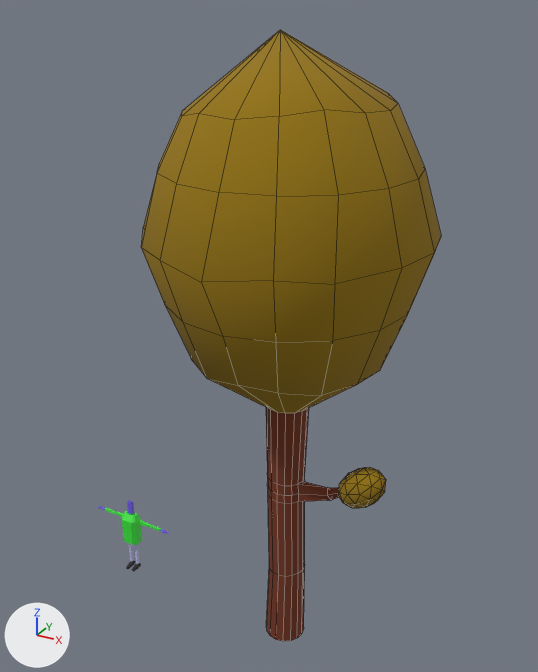
The Blender file assets/models/foliage/tree_scatter_1.blend as it was, and as the next commit left it.
Before and after are seen from a camera (50 mm lens) standing at (5.53, -10.76, 12.07) and looking at (-0.7, 0.57, 6.4). Arrows for +X, +Y and +Z are at lower left; the lights stay in place. Mesh edges are drawn as thin lines on the coarser meshes.

Objects in the first picture: 'Cube.001', 'Tree'.
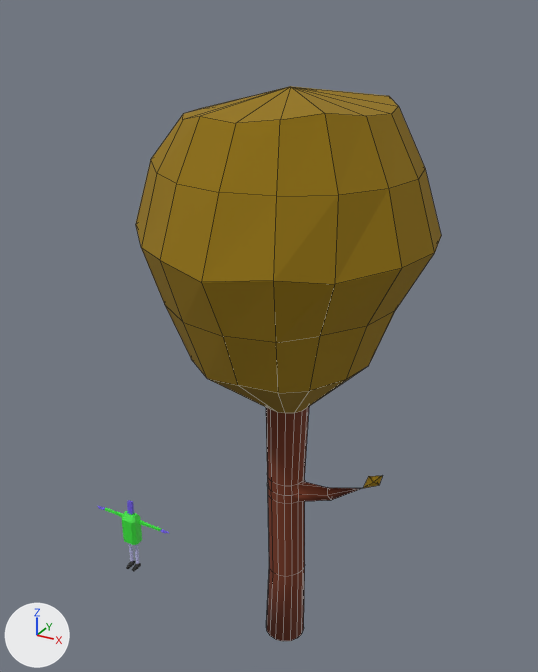
Diff of the bpy script that builds the scene:
```diff
--- a/assets/models/foliage/tree_scatter_1.blend.py
+++ b/assets/models/foliage/tree_scatter_1.blend.py
@@ me_cylinder @@
 # verts and faces of me_cylinder; kept vertices keep their numbers, new ones are numbered from 226
-me_cylinder.from_pydata(...)  # 226 vertices, 269 faces; spans x -2.49..2.49, y -2.49..2.49, z 0.0..11.78
+me_cylinder.from_pydata(...)  # 189 vertices, 197 faces; spans x -2.61..2.49, y -2.49..2.49, z 0.0..10.97
+# me_cylinder part 1: the loose piece of 42 vertices spanning x 1.27..2.16, y -0.85..-0.11, z 3.96..4.89 is deleted
+# me_cylinder part 2
+for i in [37, 38, 48, 57, 68, 78, 87, 97, 98, 108]: verts[i] += (0.02, 0.0, -0.05)
+verts[32] = (-0.01, 0.0, 10.97)  # moved, pixel (290, 86)
+verts[47] = (-0.62, -1.61, 10.67)  # moved, pixel (200, 116)
+verts[58] = (-0.62, 1.61, 10.67)  # moved
+verts[55] = (-1.61, 1.73, 8.57)  # moved
+verts[100] = (-2.18, 0.92, 8.64)  # moved
+verts[67] = (1.15, 1.23, 10.78)  # moved, pixel (389, 96)
+verts[103] = (1.15, -1.23, 10.78)  # moved, pixel (324, 113)
+verts[77] = (0.67, -1.61, 10.7)  # moved, pixel (280, 119)
+verts[88] = (0.67, 1.61, 10.7)  # moved
+verts[95] = (-2.61, -0.05, 8.73)  # moved
+verts[96] = (-2.29, -0.03, 9.82)  # moved
+verts[109] = (-2.13, -0.85, 9.81)  # moved, pixel (150, 159)
+verts[110] = (-2.42, -1.0, 8.72)  # moved, pixel (135, 224)
+# me_cylinder part 3
+for i in [33, 34, 41, 42, 63, 71]: verts[i] += (-0.21, 0.01, 0.03)
+verts[64] = (1.3, 1.52, 7.62)  # moved
+verts[72] = (1.4, 0.67, 6.54)  # moved, pixel (375, 349)
+verts[107] = (1.02, -1.23, 6.5)  # moved, pixel (309, 391)
+verts[106] = (1.3, -1.51, 7.62)  # moved, pixel (319, 336)
+# me_cylinder part 4
+verts[226] = (1.83, -0.49, 4.72)  # pixel (368, 476)
+verts[227] = (2.09, -0.49, 4.81)  # pixel (382, 475)
+verts[228] = (2.04, -0.49, 4.6)  # pixel (379, 485)
+verts[229] = (1.94, -0.53, 4.65)  # pixel (373, 482)
+verts[230] = (1.94, -0.45, 4.66)
+faces += [(175, 229, 226), (226, 229, 227), (227, 229, 228), (175, 228, 229), (226, 227, 230), (175, 226, 230)]  # mat_green (yellow #957503)
+faces += [(227, 228, 230), (175, 230, 228)]  # mat_green (yellow #957503)
+# me_cylinder part 5: 93 kept faces spanning x -0.4..1.74, y -0.49..0.4, z 0.0..5.43 are now shaded smooth
+# me_cylinder part 6: 96 kept faces spanning x -2.61..2.49, y -2.49..2.49, z 5.43..10.97 are now shaded flat
 me_cylinder.materials.append(mat_brown)
```

What differs and where, as boxes (x1, y1, x2, y2) in the pictures (538 x 672 px; the box of a moved part takes in the faces that stretch with it):
'Tree', reshaped (9% shorter): before (141, 30, 441, 641); after (136, 86, 441, 641)
part 1 of me_cylinder, deleted (yellow): before (338, 467, 386, 509)
part 2 of me_cylinder, moved or reshaped: before (141, 30, 425, 246); after (136, 86, 425, 246)
part 3 of me_cylinder, moved or reshaped: before (274, 253, 435, 414); after (274, 253, 434, 414)
part 4 of me_cylinder, added: after (363, 476, 382, 488)
part 5 of me_cylinder, shading changed: (266, 408, 339, 641) in both
part 6 of me_cylinder, shading changed: (141, 174, 440, 409) in both
